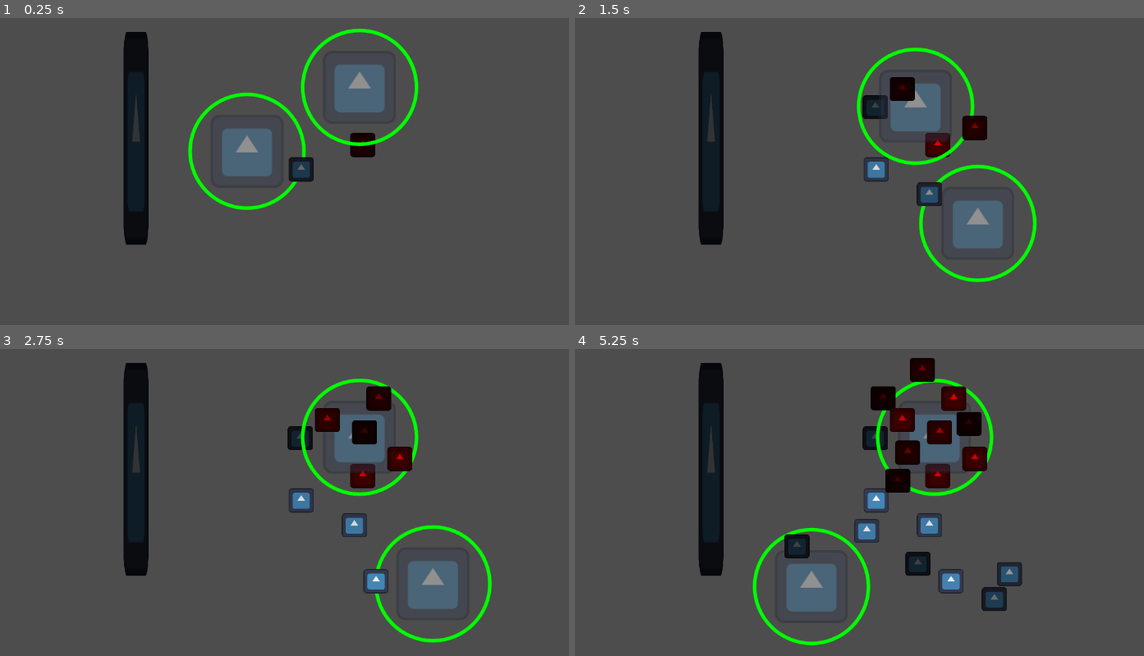
Above: before the commit, frames 1-4 (two rows, left to right).
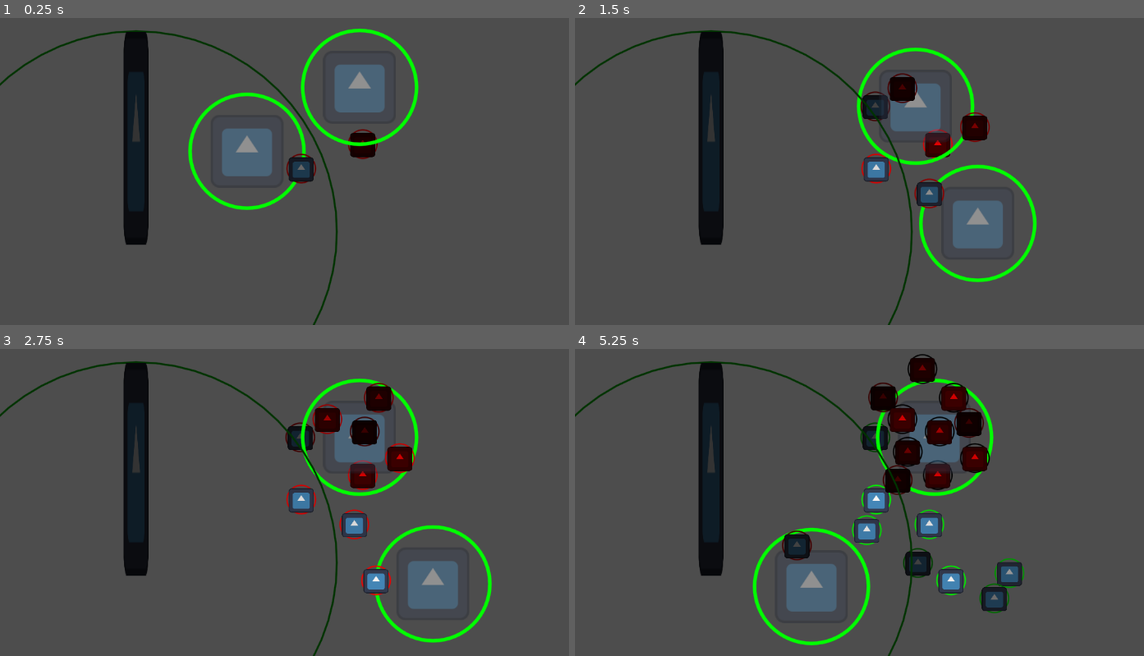
Above: after the commit, the same moments.

Repository: carcinizer/slavic-2025
Game: Godot game, scene res://scenes/map.tscn
The game is run twice, just before and just after one commit, with the same random seed, the same clock (stepped at 60 frames per second) and the same inputs. The engine's default icon, where the game draws it, is replaced by a stand-in: a white triangle on a blue panel in a dark square.
Inputs:
- Up to frame 1 (0.25 s): no input
- Up to frame 2 (1.5 s): hold Right (right1) 0.53-1.28 s; tap S (down2) at 0.6 s; hold Down (down1) from 1.28 s (still down); tap A (left2) at 1.35 s
- Up to frame 3 (2.75 s): release Down (down1) at 2.03 s; hold Right (right1) from 2.03 s (still down); tap D (right2) at 2.1 s
- Up to frame 4 (5.25 s): release Right (right1) at 2.78 s; hold Up (up1) 2.78-3.53 s; tap W (up2) at 2.85 s; hold Left (left1) 3.53-5.03 s; tap S (down2) at 3.6 s; tap Space (debug) at 4.15 s; tap A (left2) at 4.35 s; hold Down (down1) from 5.03 s (still down); tap D (right2) at 5.1 s

The runs differ from the first frame. In frame 1, 0.8% of the frame differs, in the area x 0-67%, y 4-100%; in frame 2, 1.0%; in frame 3, 1.2%; in frame 4, 1.8%, in the area x 0-79%, y 1-100%.

Commit message:
add debug drawing for seeing which mushrooms are connected
- change tree scale back to 1.0

Diff:
--- a/scenes/tree.tscn
+++ b/scenes/tree.tscn
@@ -7,7 +7,7 @@
 radius = 25.0
 
 [sub_resource type="CircleShape2D" id="CircleShape2D_qxrkd"]
-radius = 70.0
+radius = 352.5
 
 [node name="Tree" type="StaticBody2D"]
 script = ExtResource("1_vplca")
@@ -23,5 +23,4 @@
 [node name="NeighborRange" type="Area2D" parent="."]
 
 [node name="CollisionShape2D" type="CollisionShape2D" parent="NeighborRange"]
-scale = Vector2(5, 5)
 shape = SubResource("CircleShape2D_qxrkd")
--- a/src/mushroom.gd
+++ b/src/mushroom.gd
@@ -24,3 +24,7 @@
 
 func _exit_tree() -> void:
 	GLOB.all_mushrooms.erase(self)
+
+func _draw():
+	var color = Color.GREEN if connected_to_a_tree else Color.RED
+	draw_circle(Vector2(0,0), radius, color, false, 1, true)
--- a/src/tree.gd
+++ b/src/tree.gd
@@ -11,6 +11,7 @@
 		var obj = a.get_parent()
 		if obj is Mushroom and !(obj in checked_mushrooms):
 			obj.connected_to_a_tree = true
+			obj.queue_redraw()
 			checked_mushrooms.push_back(obj)
 			var othersareas = a.get_overlapping_areas()
 			print(obj.name)
@@ -18,7 +19,6 @@
 
 func check_for_connections():
 	var areas = get_node("NeighborRange").get_overlapping_areas()
-	var connected_mushrooms: Array[Mushroom] = []
 	checked_mushrooms = []
 	check_area(areas)
 
@@ -29,3 +29,7 @@
 
 	if Input.is_action_just_pressed("debug"):
 		check_for_connections()
+
+func _draw():
+	var rad = get_node("NeighborRange/CollisionShape2D").shape.radius
+	draw_circle(Vector2(0,0), rad, Color.GREEN, false, 2, true)
